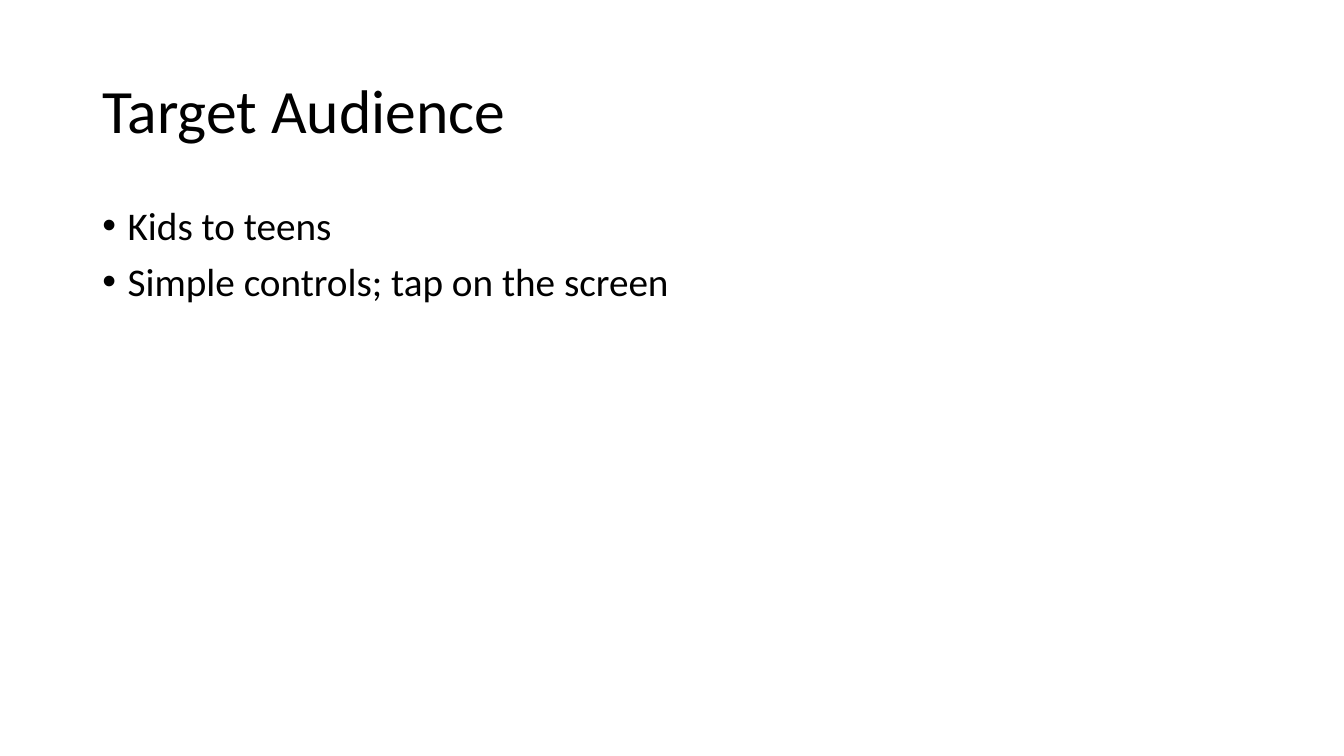
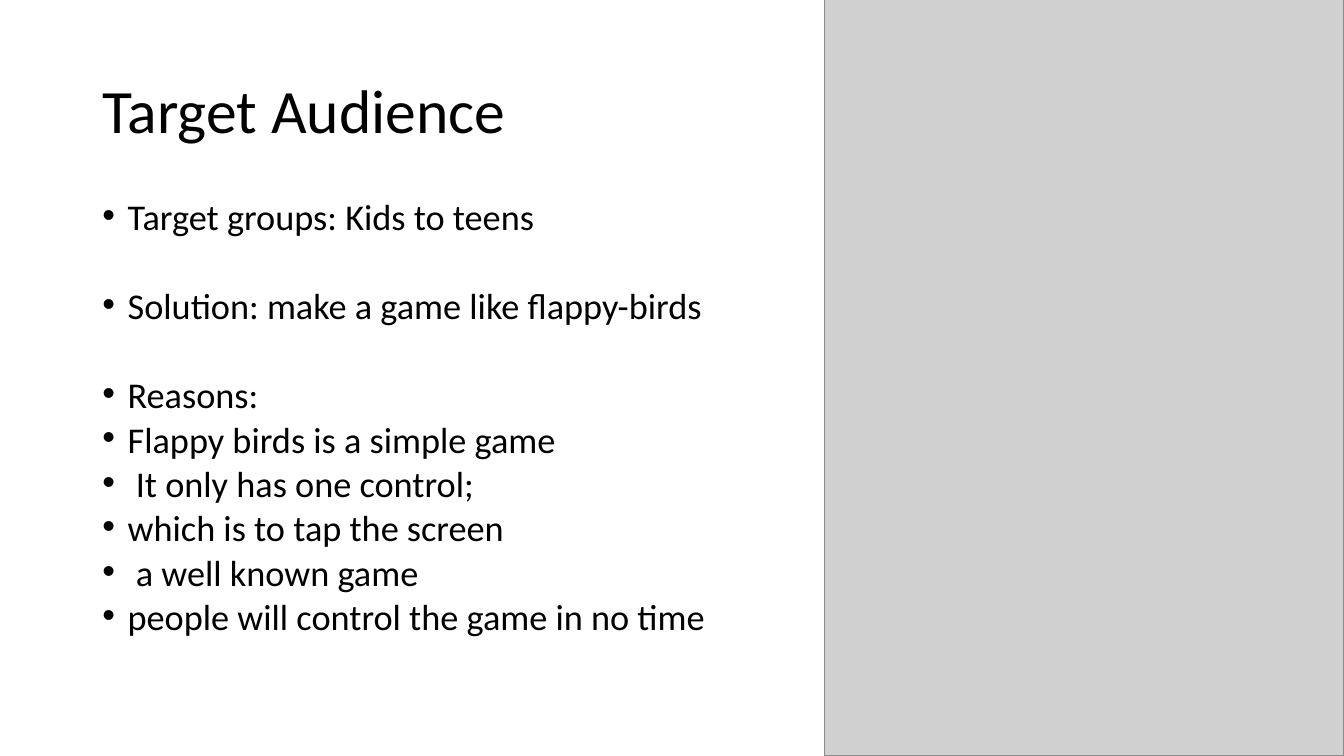
Before and after one commit to uts-ios-dev/project3-group-16, a slide deck: slide 4 of PresentationSlides.pptx (slide 2 before the commit). Drawn at 1344x756 pixels with LibreOffice and Linux fonts; fonts in the diff are those of the drawing; grey boxes stand for pictures. Boxes give left, top, right and bottom in pixels: in the first picture for what was removed or moved away, otherwise in the second. Text is boxed around its words. In the diff, an @@ line names an element or a change of style, - is before the commit and + after.

```diff
--- a/PresentationSlides.pptx
+++ b/PresentationSlides.pptx
@@ picture added at (825, 0, 1344, 756) @@
@@ text at (128, 204, 704, 637): text changed; size 28 to 25.9 pt @@
-• Kids to teens
-• Simple controls; tap on the screen
+• Target groups: Kids to teens
+• Solution: make a game like flappy-birds
+• Reasons:
+• Flappy birds is a simple game
+• It only has one control;
+• which is to tap the screen
+• a well known game
+• people will control the game in no time
```
Also in this commit, not shown: 7 other slides changed, 2 slides added, 1 slide removed.
